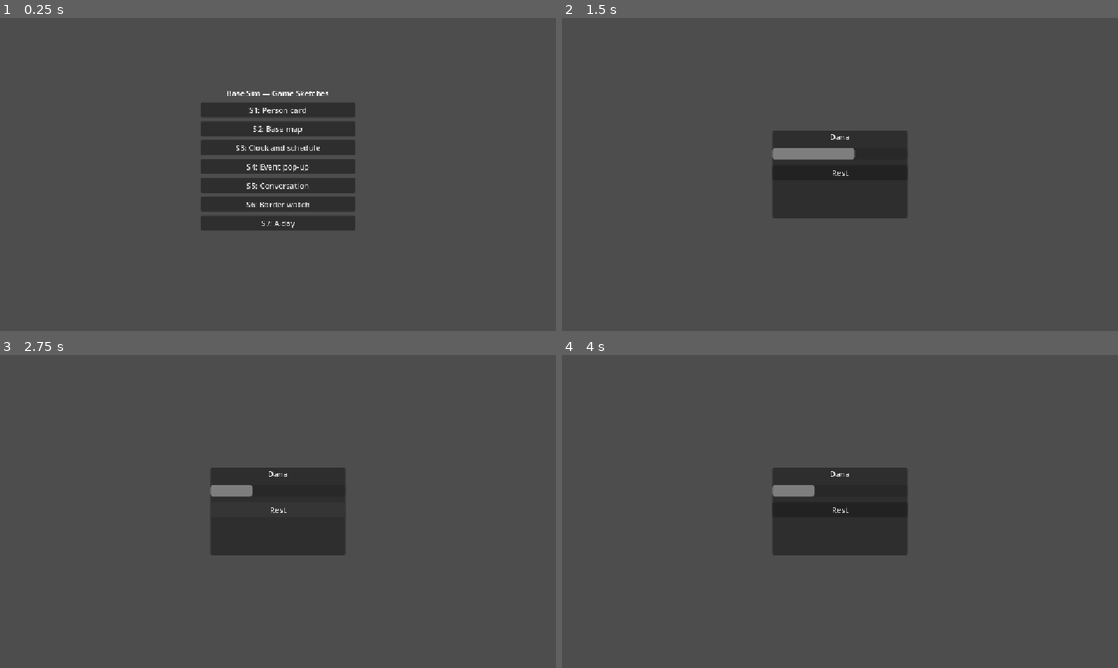
Above: before the commit, frames 1-4 (two rows, left to right).
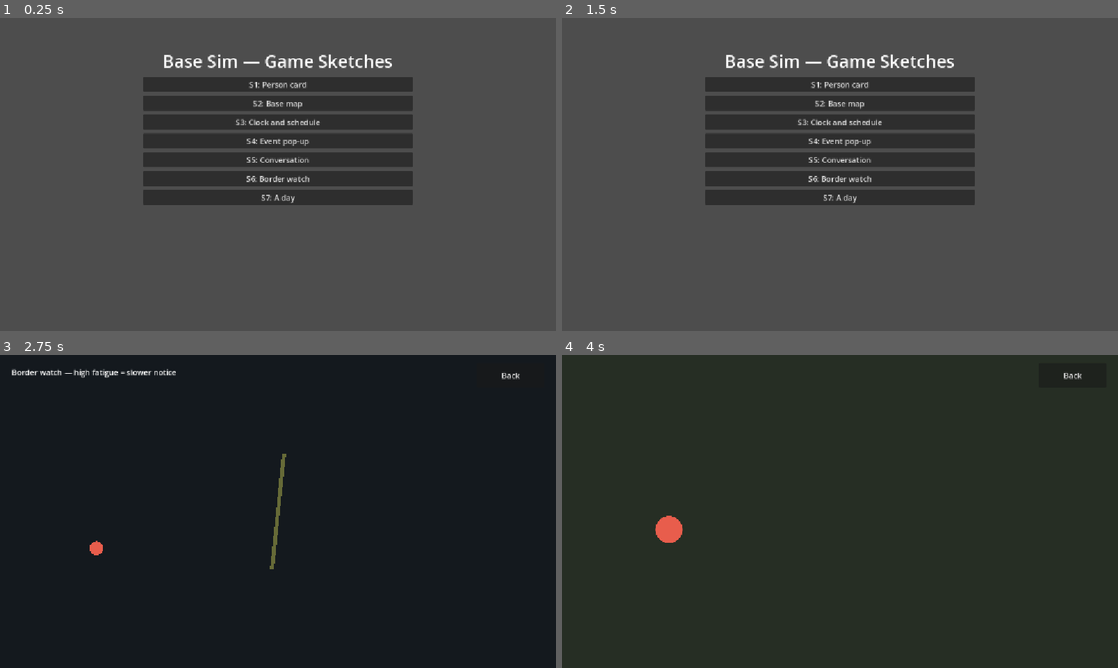
Above: after the commit, the same moments.

Repository: Galz648/base-sim
Game: Godot game, scene res://src/scenes/main.tscn
Same seed, same stepped clock (60 frames per second), same inputs: the game is played once before the commit and once after it.
Inputs (mouse positions are in pixels of both pictures, inside the frame that each line leads up to):
- Up to frame 1 (0.25 s): no input
- Up to frame 2 (1.5 s): click "S1: Person card" at 0.5 s; click (1073, 36) at 1.25 s, where only the run after the commit has a clickable "Back"
- Up to frame 3 (2.75 s): click (278, 508) at 2 s, where only the run before the commit has a clickable "Rest"
- Up to frame 4 (4 s): click (1073, 373) at 2.75 s, where only the run after the commit has a clickable "Back"; click (840, 439) at 3.5 s, where only the run after the commit has a clickable "S2: Base map"

The runs differ from the first frame. In frame 1, 15% of the frame differs, in the area x 25-75%, y 11-68%; in frame 2, 15%; in frame 3, 99%, in the area x 0-100%, y 0-100%; in frame 4, 93%.

Commit message:
feat: add generated example scenes

Diff:
--- a/project.godot
+++ b/project.godot
@@ -25,6 +25,10 @@
 [display]
 
 window/stretch/mode="canvas_items"
+
+[gui]
+
+theme/default_font_size=28
 
 [input]
 
@@ -55,5 +59,4 @@
 
 [rendering]
 
-textures/canvas_textures/default_texture_filter=0
 renderer/rendering_method="gl_compatibility"
--- a/scripts/base.gd
+++ b/scripts/base.gd
@@ -1,10 +1,37 @@
 class_name BaseState
 extends Node
+
+const MENU_SCENE = "res://src/scenes/scene_menu.tscn"
 
 var person: Person = null
 var hour: float = 6.0
 signal hour_changed(hour: float)
+var back: Button = null
+
+func _ready() -> void:
+	var layer = CanvasLayer.new()
+	layer.layer = 100
+	self.add_child(layer)
+	var button = Button.new()
+	button.text = "Back"
+	button.custom_minimum_size = Vector2(140.0, 52.0)
+	button.pressed.connect(self.on_back)
+	layer.add_child(button)
+	self.back = button
+
+func on_back() -> void:
+	self.get_tree().change_scene_to_file(BaseState.MENU_SCENE)
 
 func _process(delta: float) -> void:
 	self.hour = fmod(self.hour + delta, 24.0)
 	self.hour_changed.emit(self.hour)
+	self.place_back()
+
+func place_back() -> void:
+	if self.back == null:
+		return
+	var scene = self.get_tree().current_scene
+	var path: String = "" if scene == null else scene.scene_file_path
+	self.back.visible = path != "" and path != BaseState.MENU_SCENE
+	var size: Vector2 = self.get_viewport().get_visible_rect().size
+	self.back.position = Vector2(size.x - 164.0, 16.0)
--- a/scripts/person_body.gd
+++ b/scripts/person_body.gd
@@ -14,5 +14,5 @@
 	if self.global_position.distance_to(self.target) < 4.0:
 		self.moving = false
 		return
-	self.velocity = (self.global_position.direction_to(self.target) * 60.0)
+	self.velocity = Vector2(100, 100)
 	self.move_and_slide()
--- a/src/scenes/s1.tscn
+++ b/src/scenes/s1.tscn
@@ -19,10 +19,10 @@
 anchor_top = 0.5
 anchor_right = 0.5
 anchor_bottom = 0.5
-offset_left = -140.0
-offset_top = -90.0
-offset_right = 140.0
-offset_bottom = 90.0
+offset_left = -180.0
+offset_top = -110.0
+offset_right = 180.0
+offset_bottom = 110.0
 grow_horizontal = 2
 grow_vertical = 2
 script = ExtResource("2_card")
--- a/src/scenes/s2.tscn
+++ b/src/scenes/s2.tscn
@@ -1,30 +1,30 @@
-[gd_scene load_steps=5 format=3 uid="uid://bs2scene000001"]
+[gd_scene format=3 uid="uid://cth0pwgqoem53"]
 
-[ext_resource type="Script" path="res://scripts/s2.gd" id="1_s2"]
-[ext_resource type="Script" path="res://scripts/person_body.gd" id="2_body"]
+[ext_resource type="Script" uid="uid://comgcqyvm2xgm" path="res://scripts/s2.gd" id="1_s2"]
+[ext_resource type="Script" uid="uid://fufofeulu2v6" path="res://scripts/person_body.gd" id="2_body"]
 [ext_resource type="Texture2D" uid="uid://bf81hqpv52ywl" path="res://assets/icon.svg" id="3_icon"]
 
 [sub_resource type="RectangleShape2D" id="RectangleShape2D_person"]
 size = Vector2(64, 64)
 
-[node name="S2" type="Node2D"]
+[node name="S2" type="Node2D" unique_id=1669245488]
 script = ExtResource("1_s2")
 
-[node name="Floor" type="ColorRect" parent="."]
+[node name="Floor" type="ColorRect" parent="." unique_id=910306345]
 offset_right = 1152.0
 offset_bottom = 648.0
 color = Color(0.15, 0.18, 0.14, 1)
 
-[node name="Place" type="Marker2D" parent="."]
-position = Vector2(900, 320)
+[node name="Place" type="Marker2D" parent="." unique_id=531978768]
+position = Vector2(514, 146)
 
-[node name="Person" type="CharacterBody2D" parent="."]
+[node name="Person" type="CharacterBody2D" parent="." unique_id=1883577879]
 position = Vector2(180, 320)
 script = ExtResource("2_body")
 
-[node name="Sprite2D" type="Sprite2D" parent="Person"]
+[node name="Sprite2D" type="Sprite2D" parent="Person" unique_id=1196472384]
 scale = Vector2(0.5, 0.5)
 texture = ExtResource("3_icon")
 
-[node name="CollisionShape2D" type="CollisionShape2D" parent="Person"]
+[node name="CollisionShape2D" type="CollisionShape2D" parent="Person" unique_id=462439483]
 shape = SubResource("RectangleShape2D_person")
--- a/src/scenes/s3.tscn
+++ b/src/scenes/s3.tscn
@@ -17,26 +17,26 @@
 layout_mode = 1
 offset_left = 24.0
 offset_top = 24.0
-offset_right = 120.0
-offset_bottom = 56.0
+offset_right = 160.0
+offset_bottom = 80.0
 theme_override_font_sizes/font_size = 32
 text = "6"
 
 [node name="Activity" type="Button" parent="."]
 layout_mode = 1
 offset_left = 24.0
-offset_top = 80.0
-offset_right = 120.0
-offset_bottom = 112.0
+offset_top = 96.0
+offset_right = 180.0
+offset_bottom = 156.0
 text = "Rest"
 script = ExtResource("2_activity")
 
 [node name="Slot" type="Label" parent="."]
 layout_mode = 1
 offset_left = 200.0
-offset_top = 80.0
-offset_right = 360.0
-offset_bottom = 140.0
+offset_top = 96.0
+offset_right = 480.0
+offset_bottom = 156.0
 theme_override_colors/font_color = Color(0.7, 0.7, 0.7, 1)
 text = "Drop here"
 horizontal_alignment = 1
--- a/src/scenes/s4.tscn
+++ b/src/scenes/s4.tscn
@@ -24,10 +24,10 @@
 anchor_top = 0.5
 anchor_right = 0.5
 anchor_bottom = 0.5
-offset_left = -180.0
-offset_top = -100.0
-offset_right = 180.0
-offset_bottom = 100.0
+offset_left = -260.0
+offset_top = -140.0
+offset_right = 260.0
+offset_bottom = 140.0
 grow_horizontal = 2
 grow_vertical = 2
 script = ExtResource("2_popup")
--- a/src/scenes/s5.tscn
+++ b/src/scenes/s5.tscn
@@ -15,15 +15,15 @@
 layout_mode = 1
 offset_left = 24.0
 offset_top = 24.0
-offset_right = 120.0
-offset_bottom = 56.0
+offset_right = 160.0
+offset_bottom = 80.0
 text = "Talk"
 
 [node name="Line" type="RichTextLabel" parent="."]
 layout_mode = 1
 offset_left = 24.0
-offset_top = 72.0
-offset_right = 600.0
-offset_bottom = 120.0
+offset_top = 96.0
+offset_right = 700.0
+offset_bottom = 180.0
 bbcode_enabled = true
 text = "..."
--- a/src/scenes/s6.tscn
+++ b/src/scenes/s6.tscn
@@ -59,6 +59,6 @@
 [node name="Status" type="Label" parent="."]
 offset_left = 24.0
 offset_top = 24.0
-offset_right = 400.0
-offset_bottom = 48.0
+offset_right = 900.0
+offset_bottom = 72.0
 text = "Border watch — high fatigue = slower notice"
--- a/src/scenes/s7.tscn
+++ b/src/scenes/s7.tscn
@@ -15,15 +15,15 @@
 layout_mode = 1
 offset_left = 24.0
 offset_top = 24.0
-offset_right = 120.0
-offset_bottom = 64.0
+offset_right = 160.0
+offset_bottom = 80.0
 theme_override_font_sizes/font_size = 36
 text = "6"
 
 [node name="EndLabel" type="Label" parent="."]
 layout_mode = 1
 offset_left = 24.0
-offset_top = 80.0
-offset_right = 500.0
-offset_bottom = 120.0
+offset_top = 96.0
+offset_right = 700.0
+offset_bottom = 156.0
 text = "..."
--- a/src/scenes/scene_menu.tscn
+++ b/src/scenes/scene_menu.tscn
@@ -18,15 +18,16 @@
 anchor_top = 0.5
 anchor_right = 0.5
 anchor_bottom = 0.5
-offset_left = -160.0
-offset_top = -180.0
-offset_right = 160.0
-offset_bottom = 180.0
+offset_left = -280.0
+offset_top = -260.0
+offset_right = 280.0
+offset_bottom = 260.0
 grow_horizontal = 2
 grow_vertical = 2
 theme_override_constants/separation = 8
 
 [node name="Title" type="Label" parent="VBoxContainer"]
 layout_mode = 2
+theme_override_font_sizes/font_size = 36
 text = "Base Sim — Game Sketches"
 horizontal_alignment = 1
Not shown, changed: scene-tree/package.json
Not shown, removed: src/.gdignore
Not shown, changed: README.md
Not shown, changed: scene-tree/src/extension.ts
Not shown, changed: src/scripts/base.ts
